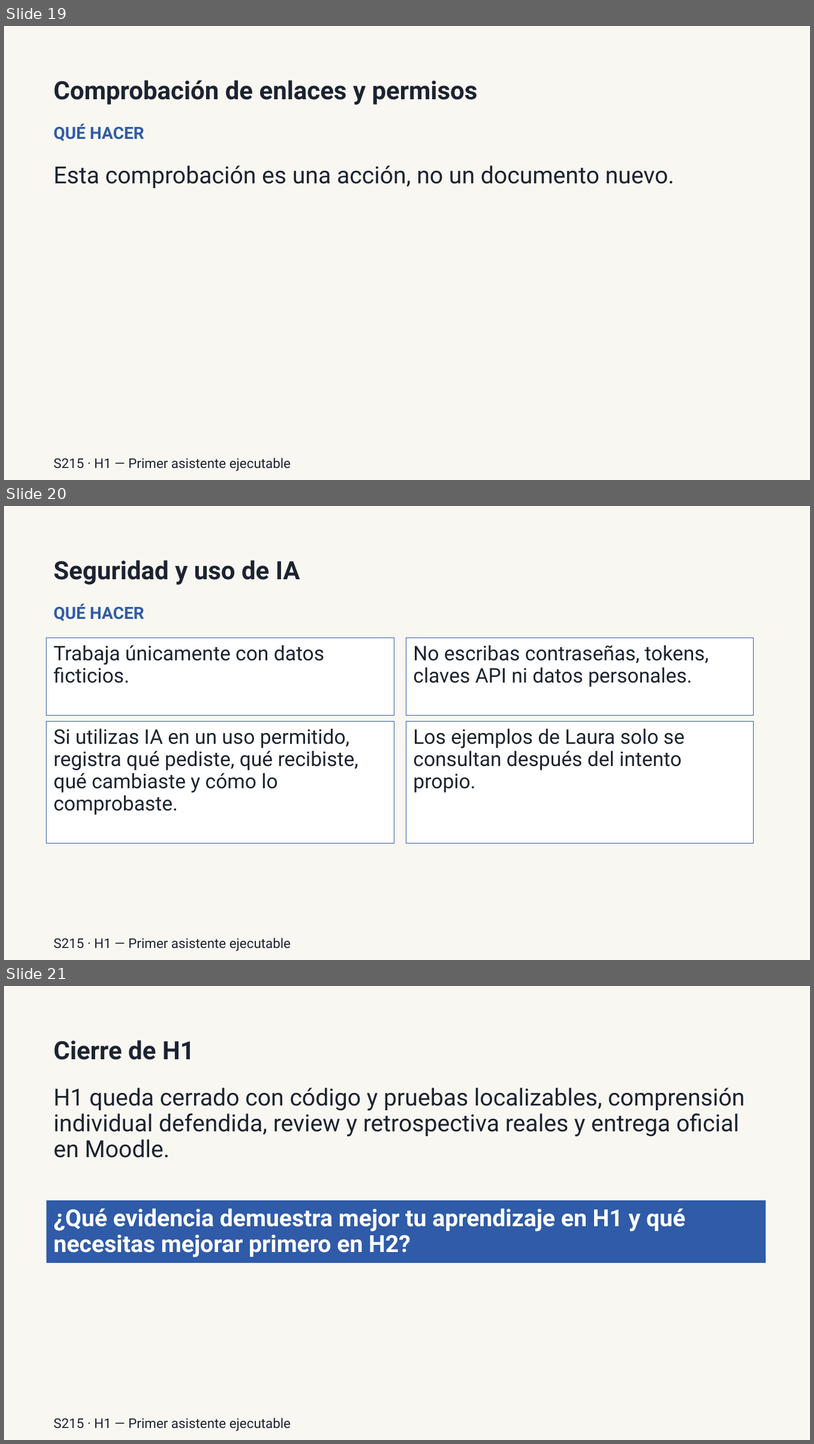
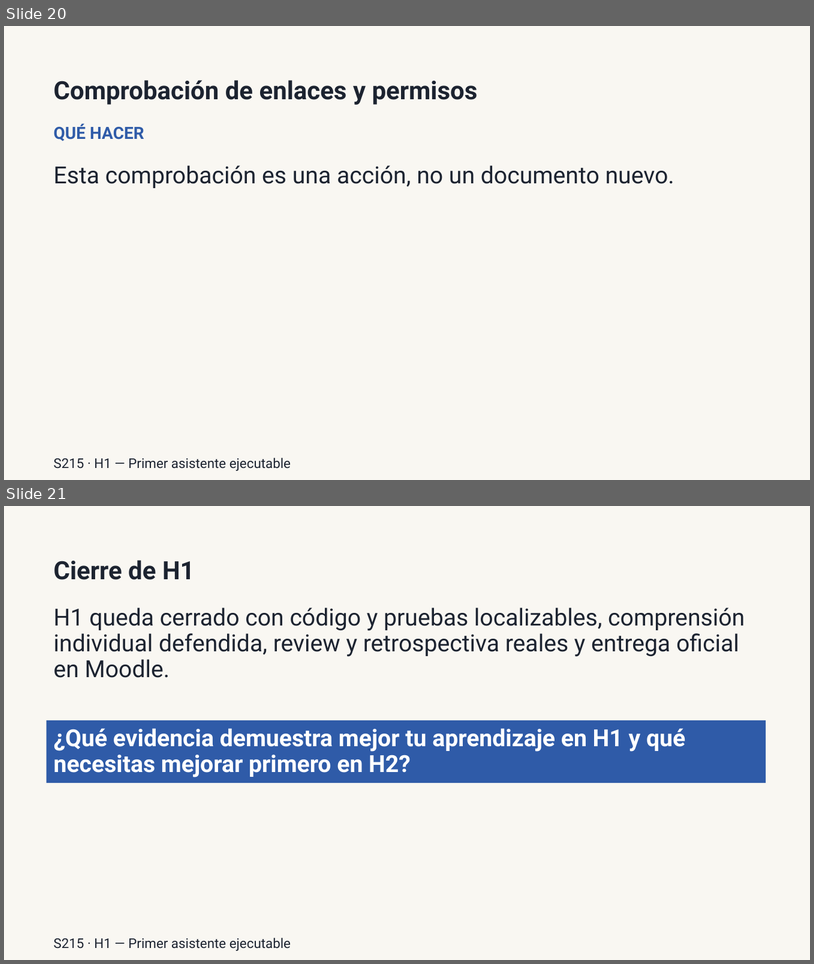
Before and after one commit to llombardero/curso-26-27, a slide deck: 02-PROFESORADO/03-PRESENTACIONES/POR-SESION/h1/S215-defensa-y-cierre-h1-presentacion.pptx. Shown one above the other, each under a label of ours: slides 19, 20 and 21 before the commit, slides 20 and 21 after it. The pictures are 814x1444 and 814x964 pixels, drawn with LibreOffice and Linux fonts; fonts in the diff are those of the drawing. Boxes give left, top, right and bottom in pixels: in the first picture for what was removed or moved away, otherwise in the second. Text is boxed around its words. In the diff, an @@ line names an element or a change of style, - is before the commit and + after.

```diff
--- a/02-PROFESORADO/03-PRESENTACIONES/POR-SESION/h1/S215-defensa-y-cierre-h1-presentacion.pptx
+++ b/02-PROFESORADO/03-PRESENTACIONES/POR-SESION/h1/S215-defensa-y-cierre-h1-presentacion.pptx
@@ slide 20 removed at (4,506,810,960), background #F9F7F2 @@
@@ text removed at (54,560,300,585) @@
-Seguridad y uso de IA
@@ text removed at (54,603,144,621) @@
-QUÉ HACER
@@ rectangle removed at (47,637,394,715) @@
-Trabaja únicamente con datos ficticios.
@@ rectangle removed at (406,637,754,715) @@
-No escribas contraseñas, tokens, claves API ni datos personales.
@@ rectangle removed at (47,721,394,843) @@
-Si utilizas IA en un uso permitido, registra qué pediste, qué recibiste, qué cambiaste y cómo lo comprobaste.
@@ rectangle removed at (406,721,754,843) @@
-Los ejemplos de Laura solo se consultan después del intento propio.
@@ text removed at (54,937,291,951) @@
-S215 · H1 — Primer asistente ejecutable
@@ what was slide 19 is now slide 20 @@
```
Also in this commit, not shown: 3 slides changed, 2 slides added, 1 other slide removed, 56 other files.
